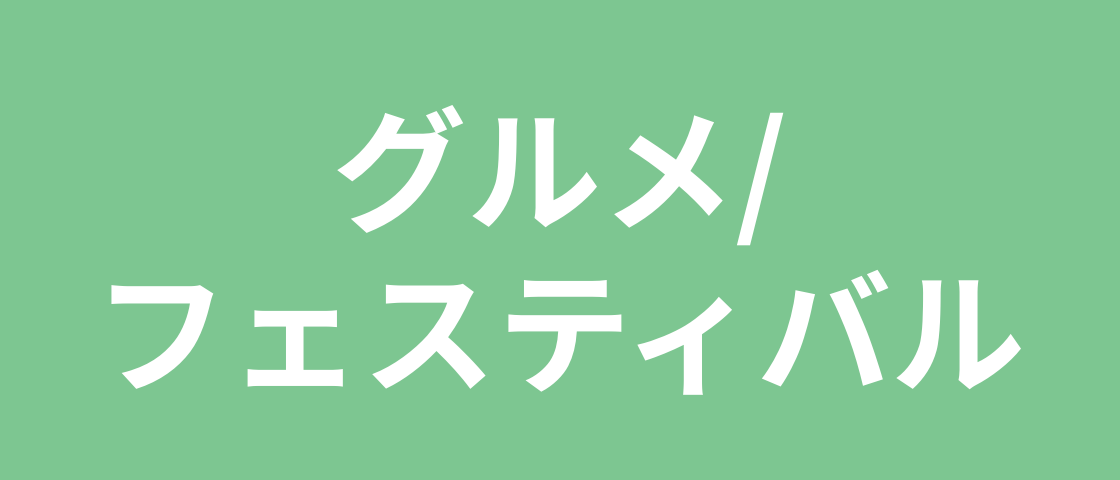
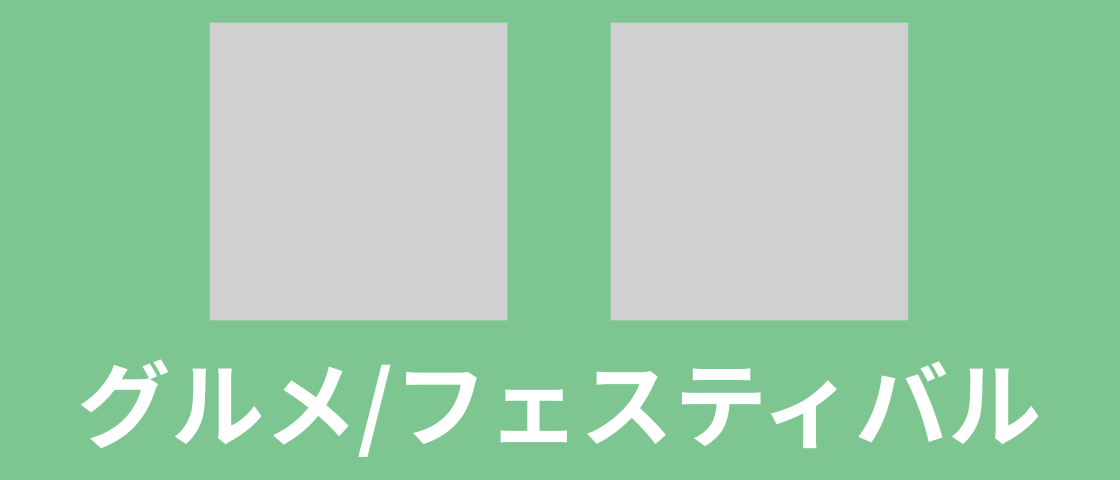
Before and after one commit to GreenBAKARI/kocote, a slide deck: slide 13 of img/コンテンツ.pptx (slide 10 before the commit). Drawn at 1120x480 pixels with LibreOffice and Linux fonts; fonts in the diff are those of the drawing; grey boxes stand for pictures. Boxes give left, top, right and bottom in pixels: in the first picture for what was removed or moved away, otherwise in the second. Text is boxed around its words. In the diff, an @@ line names an element or a change of style, - is before the commit and + after.

```diff
--- a/img/コンテンツ.pptx
+++ b/img/コンテンツ.pptx
@@ picture added at (x1=210, y1=23, x2=507, y2=320) @@
@@ picture added at (x1=611, y1=23, x2=908, y2=320) @@
@@ text at (x1=78, y1=359, x2=1042, y2=457): text changed; size 115 to 80 pt @@
-グルメ/
-フェスティバル
+グルメ/フェスティバル
```
Also in this commit, not shown: 13 other slides changed, 3 slides added, 2 slides removed, 23 other files.
